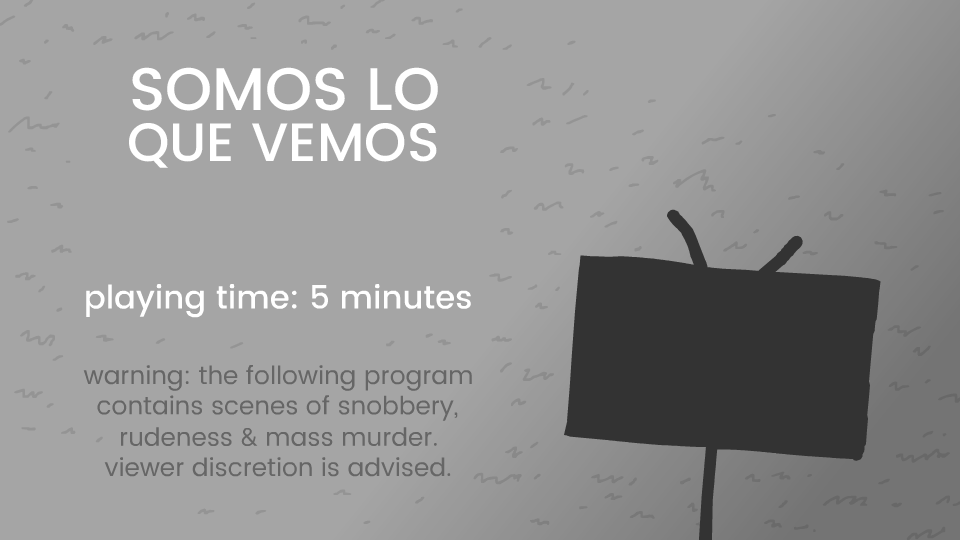
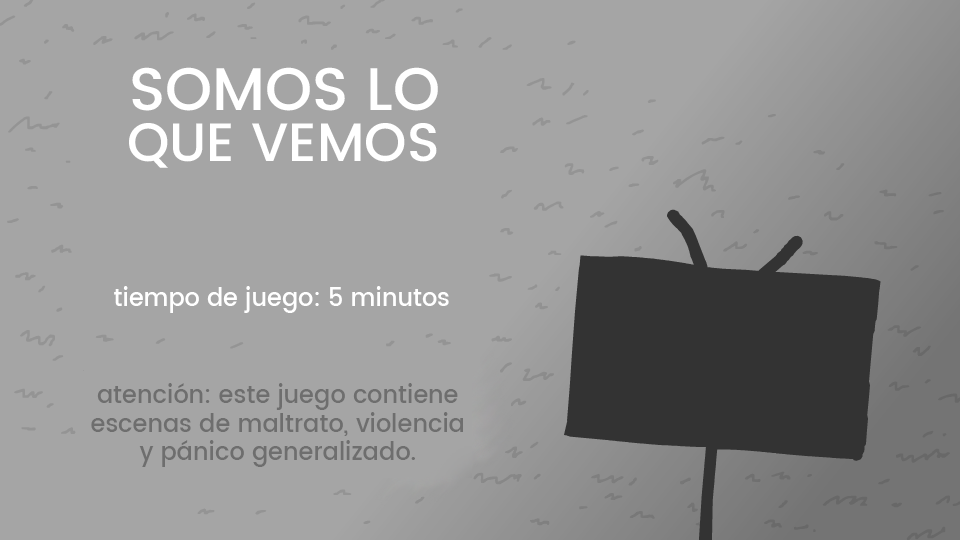
Layered file, before and after one edit (960px x 540px). Changes by layer:
added layer "tiempo de juego: 5 minutos" above "VEMOS" over [114, 286, 449, 313]
added layer "atención: este juego contiene escenas de maltrato, violencia y" above "Layer 2" over [91, 383, 463, 467]
added layer "Layer 2" above "Layer 1 copy 2" over [84, 373, 496, 494]
added layer "Layer 1 copy 2" above "Layer 1 copy" over [84, 365, 499, 477]
added layer "Layer 1 copy" above "Layer 1" over [86, 284, 471, 318]
